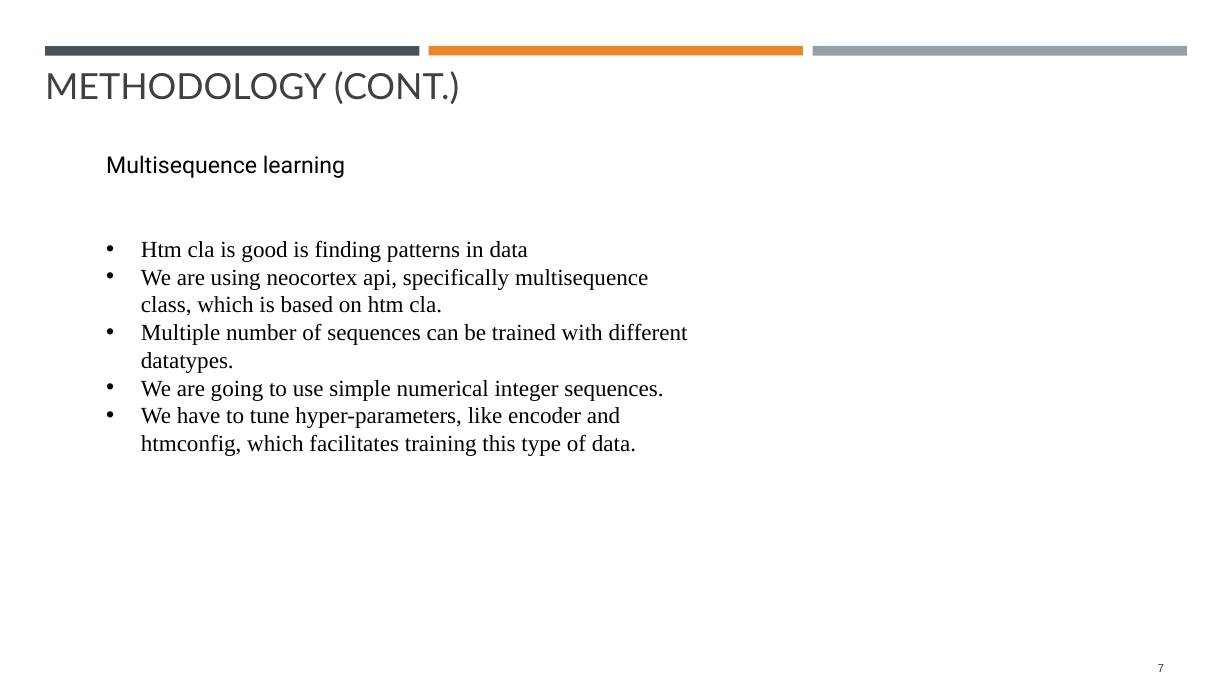
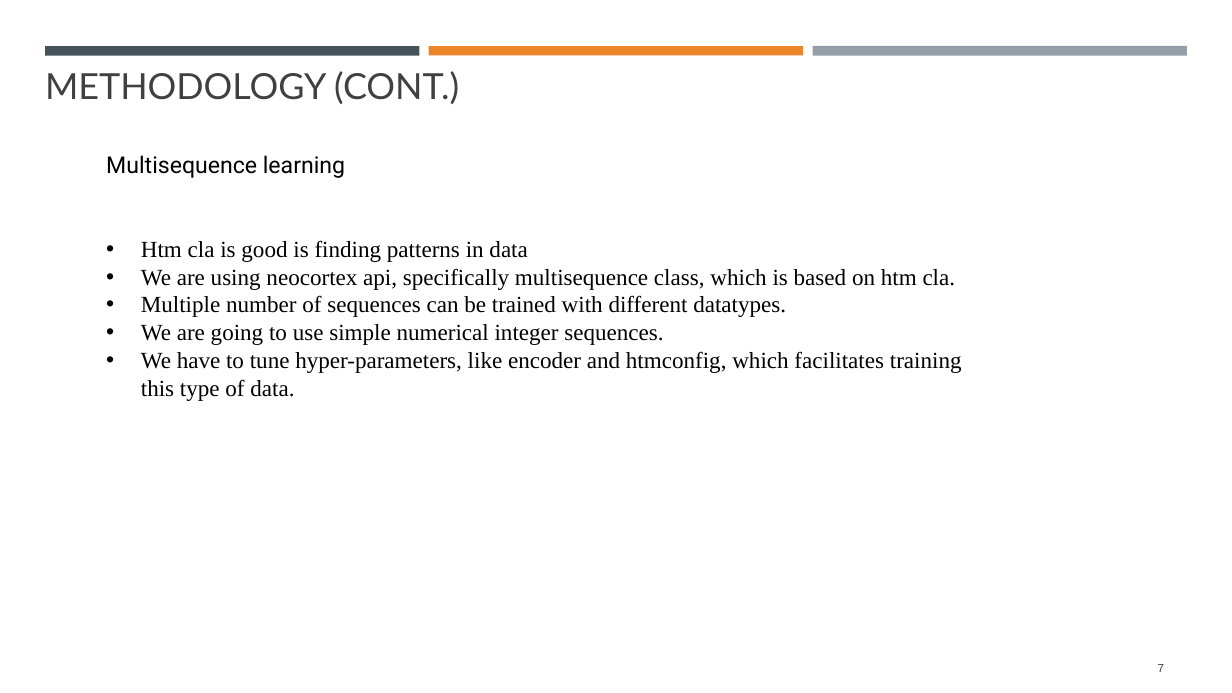
Before and after one commit to mahbubur-r/neocortexapi, a slide deck: slide 7 of source/MySEProject/Documentation/ML2324-8 Implement Anomaly Detection Sample.pptx. Drawn at 1232x693 pixels with LibreOffice and Linux fonts; fonts in the diff are those of the drawing. Boxes give left, top, right and bottom in pixels: in the first picture for what was removed or moved away, otherwise in the second. Text is boxed around its words. In the diff, an @@ line names an element or a change of style, - is before the commit and + after.

```diff
--- a/source/MySEProject/Documentation/ML2324-8 Implement Anomaly Detection Sample.pptx
+++ b/source/MySEProject/Documentation/ML2324-8 Implement Anomaly Detection Sample.pptx
@@ text "Htm cla is good is ..." rewrapped from box(141, 240, 688, 456) to box(141, 240, 962, 401) @@
```
Also in this commit, not shown: 4 other slides changed, 8 slides added, 1 other file.
